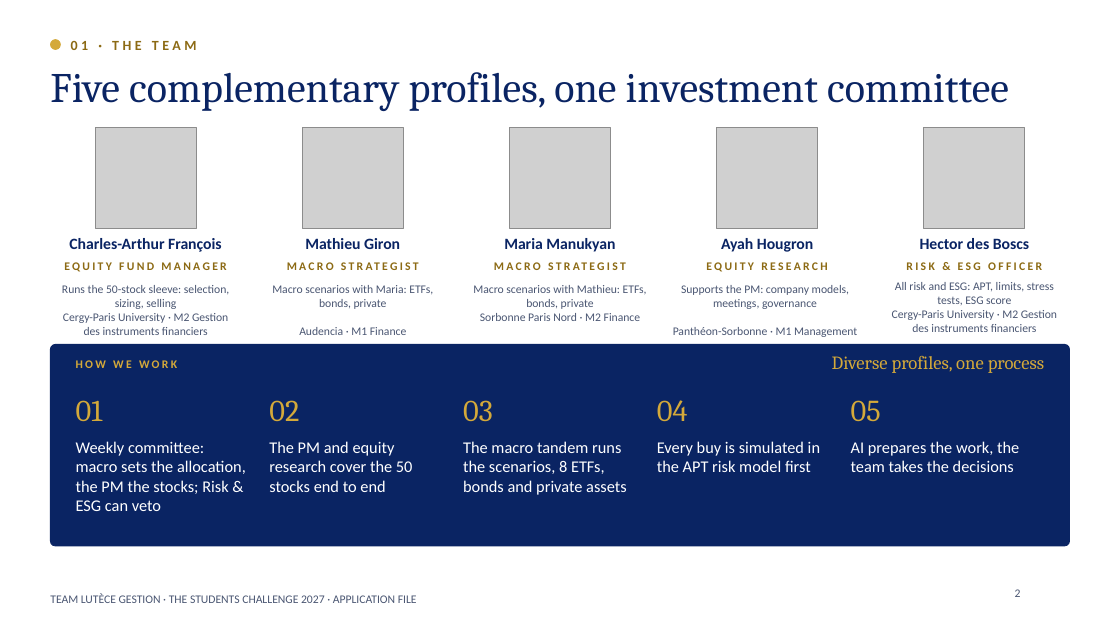
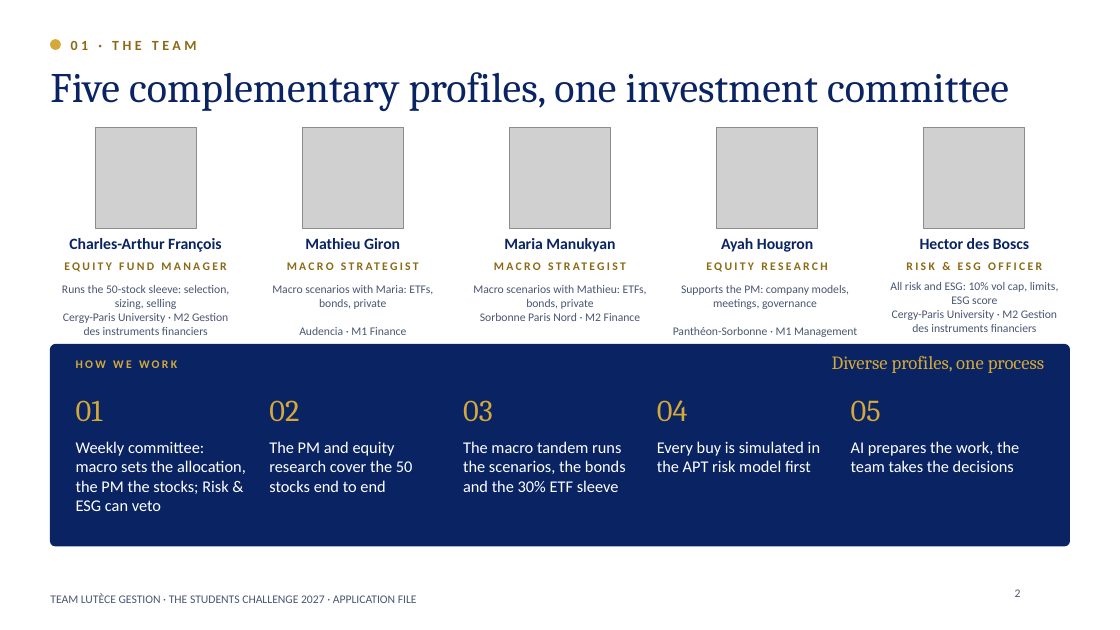
Before and after one commit to charlesarthurfrancois-sys/ponytail, a slide deck: slide 2 of student-challenge/Lutece_Gestion_Application_Students_Challenge_2027.pptx. Drawn at 1120x630 pixels with LibreOffice and Linux fonts; fonts in the diff are those of the drawing; grey boxes stand for pictures; background and template pictures are left out. Boxes give left, top, right and bottom in pixels: in the first picture for what was removed or moved away, otherwise in the second. Text is boxed around its words. In the diff, an @@ line names an element or a change of style, - is before the commit and + after.

```diff
--- a/student-challenge/Lutece_Gestion_Application_Students_Challenge_2027.pptx
+++ b/student-challenge/Lutece_Gestion_Application_Students_Challenge_2027.pptx
@@ text at <box>890,282,1059,304</box>: text changed @@
-All risk and ESG: APT, limits, stress tests, ESG score
+All risk and ESG: 10% vol cap, limits, ESG score
@@ text at <box>463,441,626,492</box>: text changed @@
-The macro tandem runs the scenarios, 8 ETFs, bonds and private assets
+The macro tandem runs the scenarios, the bonds and the 30% ETF sleeve
```
Also in this commit, not shown: 7 other slides changed, 1 other file.
